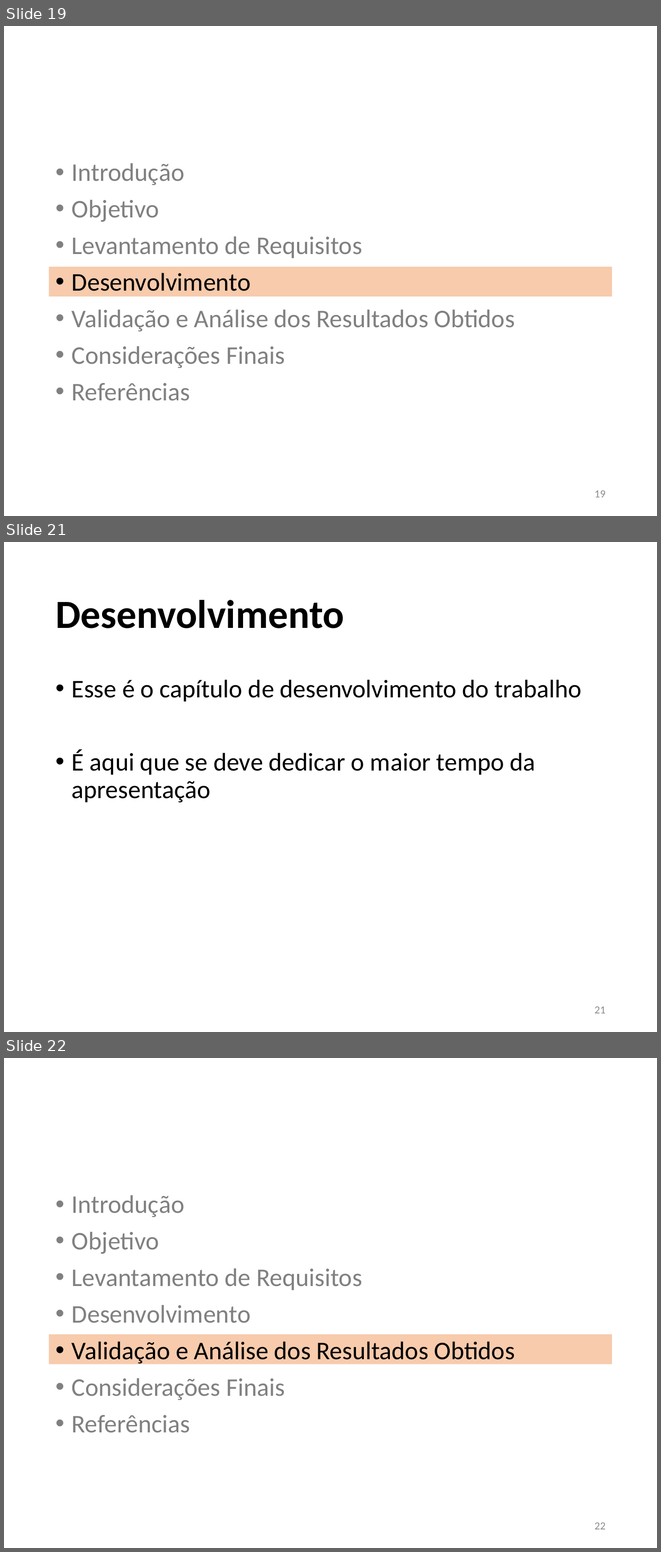
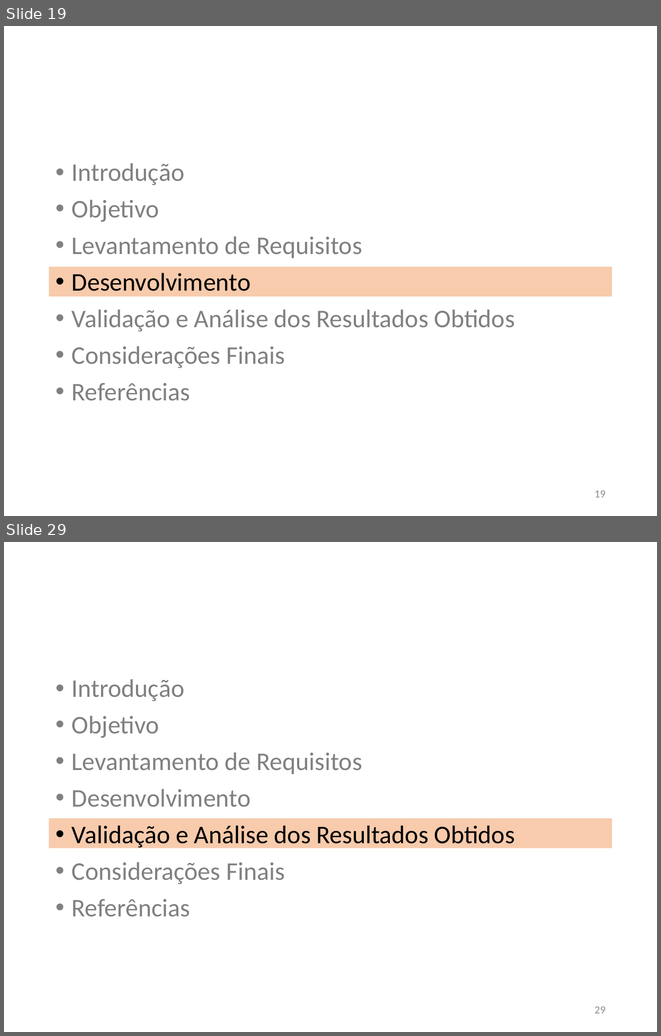
Before and after one commit to JoaoVFG/documentacaoTG, a slide deck: APRESENTAÇÃO JOAO VITOR.pptx. Shown one above the other, each under a label of ours: slides 19, 21 and 22 before the commit, slides 19 and 29 after it; the slides between them are not shown. The pictures are 661x1552 and 661x1036 pixels, drawn with LibreOffice and Linux fonts; fonts in the diff are those of the drawing. Boxes give left, top, right and bottom in pixels: in the first picture for what was removed or moved away, otherwise in the second. Text is boxed around its words. In the diff, an @@ line names an element or a change of style, - is before the commit and + after.

```diff
--- a/APRESENTAÇÃO JOAO VITOR.pptx
+++ b/APRESENTAÇÃO JOAO VITOR.pptx
@@ slide 21 removed at [4,542,657,1032], background #FFFFFF @@
@@ title removed at [55,600,344,628] @@
-Desenvolvimento
@@ text removed at [72,679,582,802] @@
-• Esse é o capítulo de desenvolvimento do trabalho
-• É aqui que se deve dedicar o maior tempo da apresentação
@@ page number removed at [594,1006,606,1013] @@
-21
@@ what was slide 22 is now slide 29 @@
@@ page number at [594,1006,606,1013]: text changed @@
-22
+29
```
Also in this commit, not shown: 3 slides changed, 27 slides added, 4 other slides removed, 4 other files.
